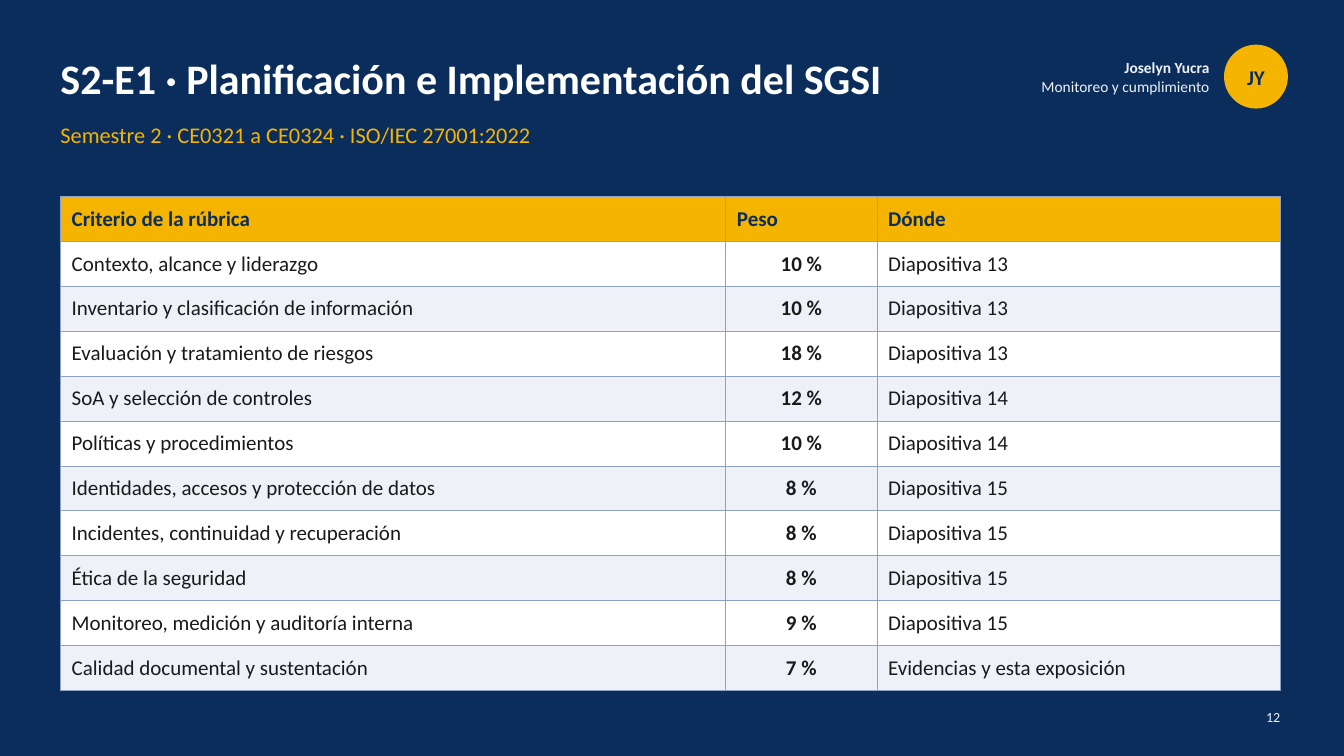
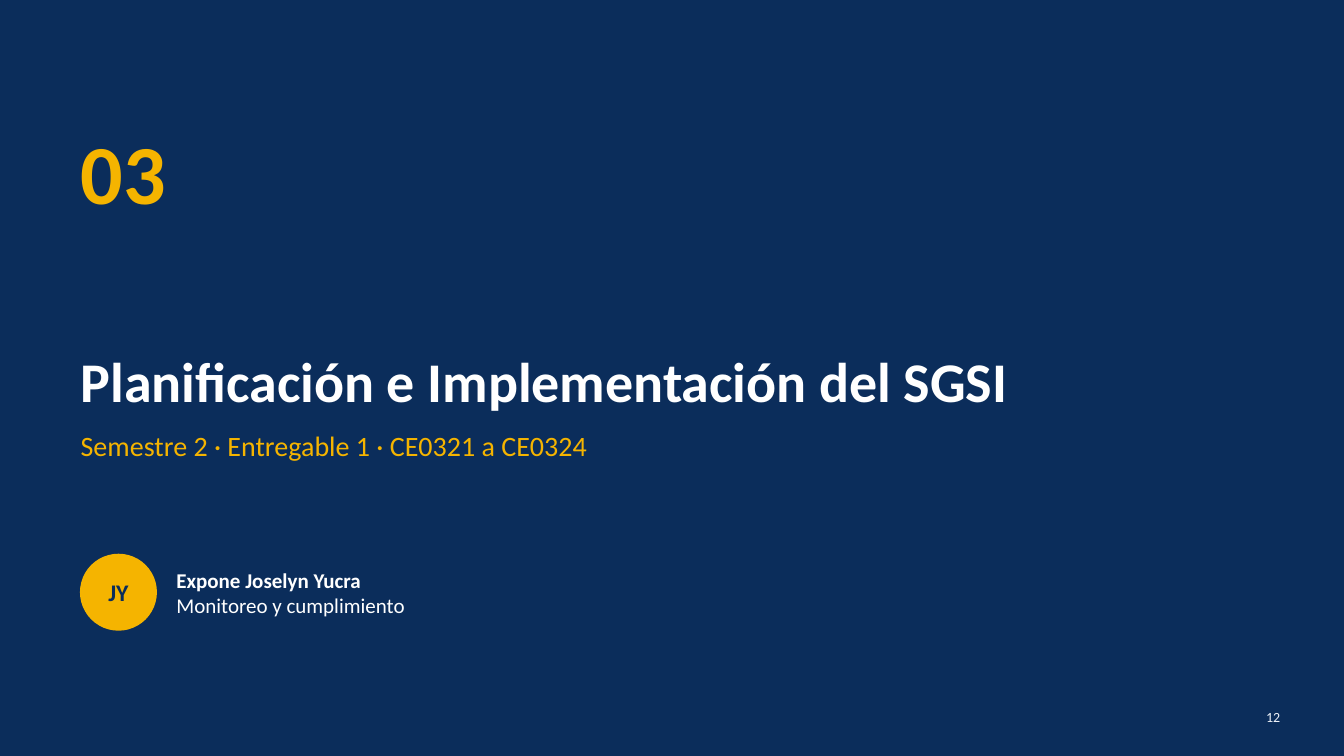
Before and after one commit to francalizaya266-sudo/venga-implantes, a slide deck: slide 12 of docs/entregables/CE03-infraestructura/presentaciones/CE03-Infraestructura-Tecnologica.pptx. Drawn at 1344x756 pixels with LibreOffice and Linux fonts; fonts in the diff are those of the drawing. Boxes give left, top, right and bottom in pixels: in the first picture for what was removed or moved away, otherwise in the second. Text is boxed around its words. In the diff, an @@ line names an element or a change of style, - is before the commit and + after.

```diff
--- a/docs/entregables/CE03-infraestructura/presentaciones/CE03-Infraestructura-Tecnologica.pptx
+++ b/docs/entregables/CE03-infraestructura/presentaciones/CE03-Infraestructura-Tecnologica.pptx
@@ text added at bbox=[81, 149, 166, 205], 60 pt, text #F5B400, bold @@
+03
@@ table removed at bbox=[60, 197, 1280, 683], 11 rows, 3 columns @@
-Criterio de la rúbrica | Peso | Dónde
-Contexto, alcance y liderazgo | 10 % | Diapositiva 13
-Inventario y clasificación de información | 10 % | Diapositiva 13
-Evaluación y tratamiento de riesgos | 18 % | Diapositiva 13
-SoA y selección de controles | 12 % | Diapositiva 14
-Políticas y procedimientos | 10 % | Diapositiva 14
-Identidades, accesos y protección de datos | 8 % | Diapositiva 15
-Incidentes, continuidad y recuperación | 8 % | Diapositiva 15
-Ética de la seguridad | 8 % | Diapositiva 15
-Monitoreo, medición y auditoría interna | 9 % | Diapositiva 15
-Calidad documental y sustentación | 7 % | Evidencias y esta exposición
@@ title "Planificación e Implementación del SGSI" at bbox=[81, 362, 1007, 411]: vertical alignment middle to bottom @@
@@ title at bbox=[81, 362, 1007, 411]: text changed; size 30 to 40 pt @@
-S2-E1 · Planificación e Implementación del SGSI
+Planificación e Implementación del SGSI
@@ text at bbox=[81, 436, 586, 461]: text changed; size 16 to 20 pt @@
-Semestre 2 · CE0321 a CE0324 · ISO/IEC 27001:2022
+Semestre 2 · Entregable 1 · CE0321 a CE0324
@@ text "JY": place and size @@
-text "JY" at bbox=[1247, 71, 1265, 85]
+text "JY" at bbox=[108, 585, 128, 601]
@@ text "JY" at bbox=[108, 585, 128, 601]: size 15 to 17 pt @@
@@ ellipse: place and size @@
-ellipse at bbox=[1225, 45, 1288, 108]
+ellipse at bbox=[81, 555, 156, 630]
@@ text "Expone Joselyn Yucra": place and size @@
-text "Expone Joselyn Yucra" at bbox=[1041, 62, 1210, 95]
+text "Expone Joselyn Yucra" at bbox=[176, 573, 405, 617]
@@ text at bbox=[176, 573, 361, 592]: text changed; size 11 to 15 pt; text colour #EEF2F8 to #FFFFFF @@
-Joselyn Yucra
+Expone Joselyn Yucra
@@ text at bbox=[176, 598, 405, 617]: size 11 to 15 pt, text colour #EEF2F8 to #FFFFFF in "Monitoreo y cumplimiento"; alignment right to left @@
```
Also in this commit, not shown: 22 other slides changed, 3 other files.
